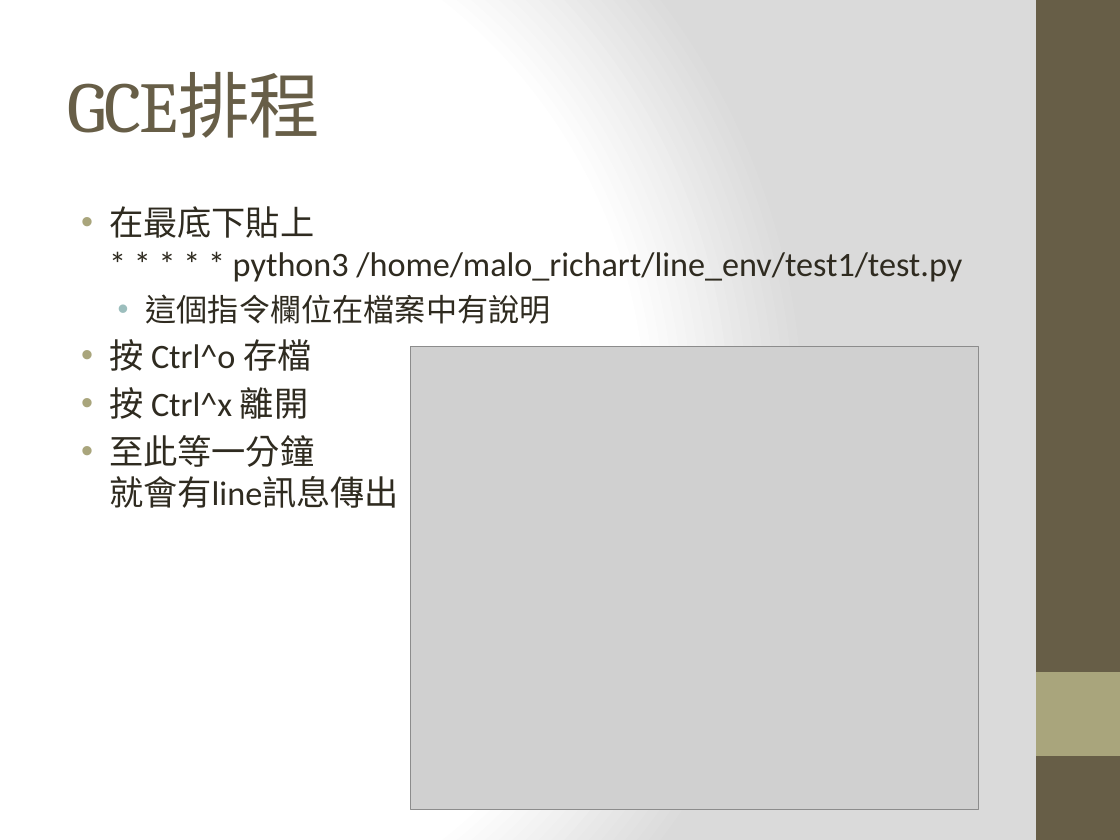
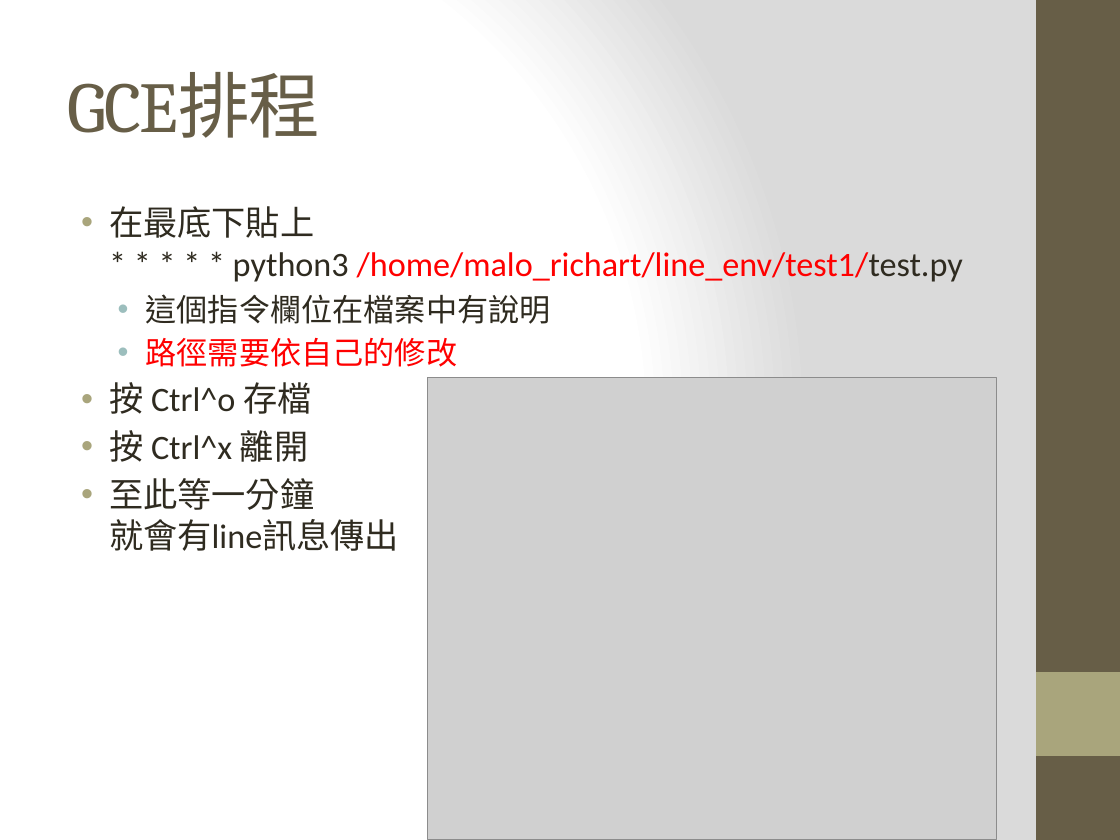
Before and after one commit to maloyang/KH20200704_Python_Basic_and_ML, a slide deck: slide 12 of Day3/Day3-3.pptx (slide 11 before the commit). Drawn at 1120x840 pixels with LibreOffice and Linux fonts; fonts in the diff are those of the drawing; grey boxes stand for pictures. Boxes give left, top, right and bottom in pixels: in the first picture for what was removed or moved away, otherwise in the second. Text is boxed around its words. In the diff, an @@ line names an element or a change of style, - is before the commit and + after.

```diff
--- a/Day3/Day3-3.pptx
+++ b/Day3/Day3-3.pptx
@@ text at (x1=109, y1=206, x2=963, y2=282): text colour #2F2B20 to #FF0000 in "/home/malo_richart/line_env/test1/test.py" @@
@@ text at (x1=146, y1=338, x2=458, y2=367): paragraph added @@
+  • 路徑需要依自己的修改
@@ picture moved from (x1=410, y1=347, x2=979, y2=810) to (x1=428, y1=377, x2=997, y2=840) @@
```
Also in this commit, not shown: 2 other slides changed, 1 slide added, 3 slides removed, 2 other files.
